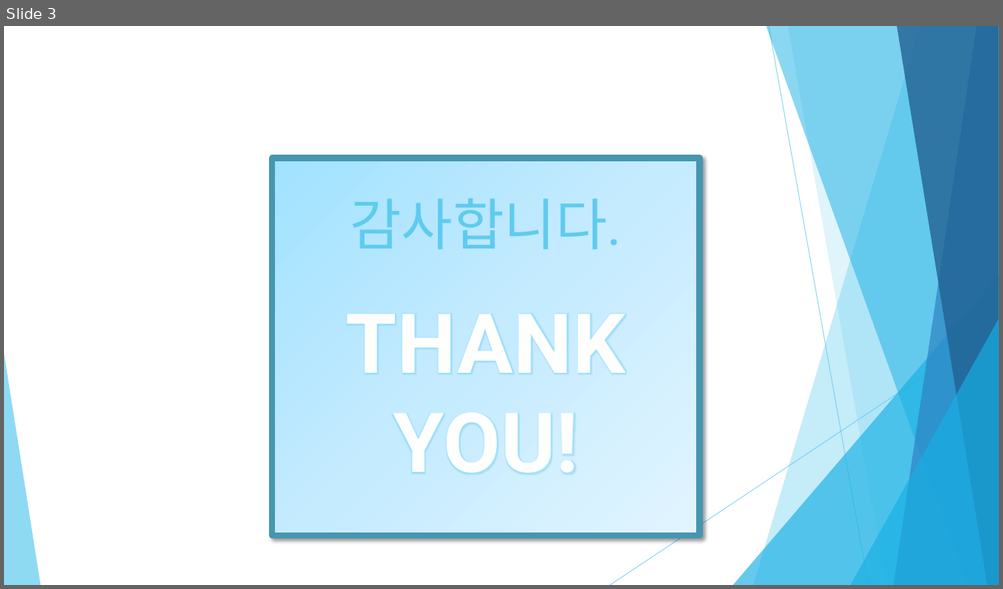
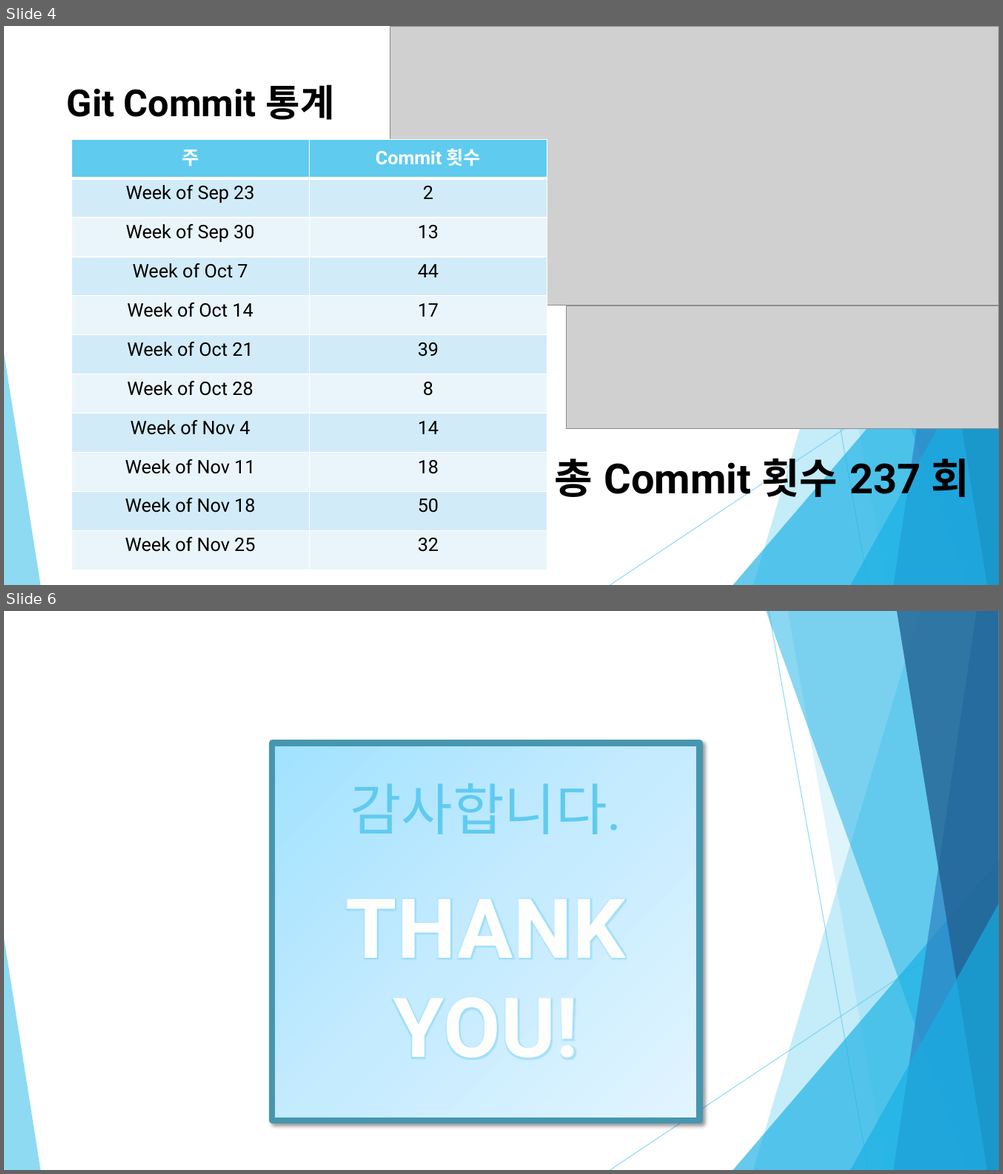
Before and after one commit to what1995/2DGP-PROJECT, a slide deck: Project/2015180012박건호 2D 게임 프로그래밍 프로젝트 최종발표.pptx. Shown one above the other, each under a label of ours: slide 3 before the commit, slides 4 and 6 after it; the slides between them are not shown. The pictures are 1003x589 and 1003x1174 pixels, drawn with LibreOffice and Linux fonts; fonts in the diff are those of the drawing; grey boxes stand for pictures. Boxes give left, top, right and bottom in pixels: in the first picture for what was removed or moved away, otherwise in the second. Text is boxed around its words. In the diff, an @@ line names an element or a change of style, - is before the commit and + after.

```diff
--- a/Project/2015180012박건호 2D 게임 프로그래밍 프로젝트 최종발표.pptx
+++ b/Project/2015180012박건호 2D 게임 프로그래밍 프로젝트 최종발표.pptx
@@ slide 4 added at (x1=4, y1=26, x2=999, y2=585), background #FFFFFF; not listed: 10 template elements that a slide beside it also shows @@
@@ picture added at (x1=390, y1=26, x2=999, y2=306) @@
@@ title added at (x1=67, y1=84, x2=335, y2=120), 36 pt, text #000000, bold @@
+Git Commit 통계
@@ table added at (x1=71, y1=139, x2=547, y2=571), 11 rows, 2 columns @@
+주 | Commit 횟수
+Week of Sep 23 | 2
+Week of Sep 30 | 13
+Week of Oct 7 | 44
+Week of Oct 14 | 17
+Week of Oct 21 | 39
+Week of Oct 28 | 8
+Week of Nov 4 | 14
+Week of Nov 11 | 18
+Week of Nov 18 | 50
+Week of Nov 25 | 32
@@ picture added at (x1=566, y1=306, x2=999, y2=429) @@
@@ text added at (x1=555, y1=452, x2=969, y2=504), 40 pt, text #000000, bold @@
+총 Commit 횟수 237 회
@@ what was slide 3 is now slide 6 @@
```
Also in this commit, not shown: 2 slides changed, 2 other slides added.
